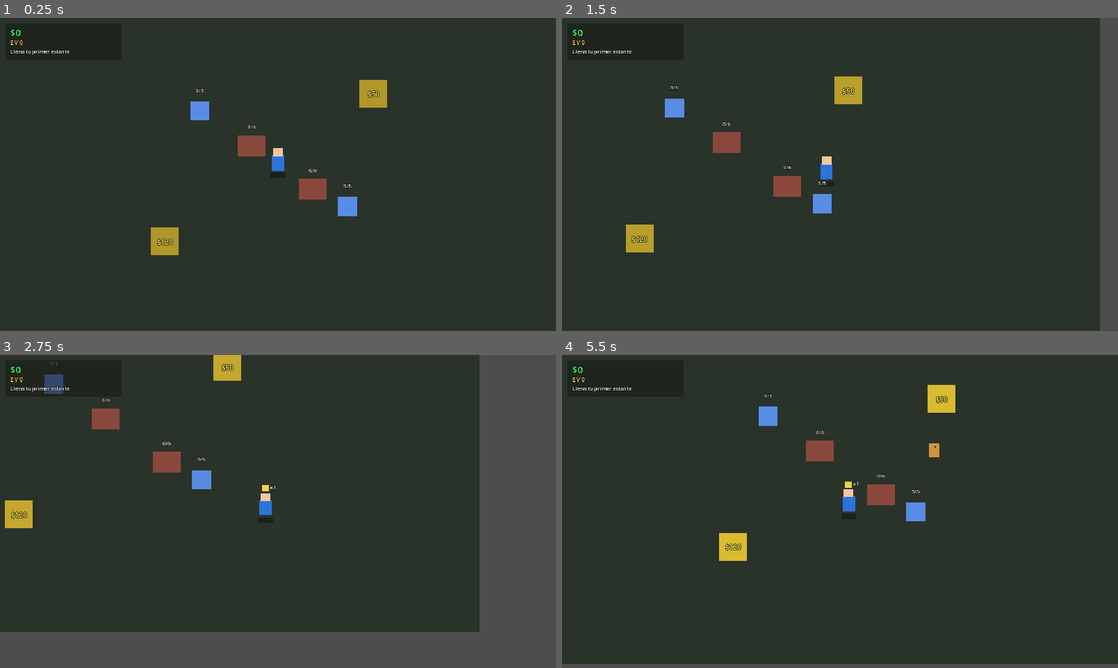
Above: before the commit, frames 1-4 (two rows, left to right).
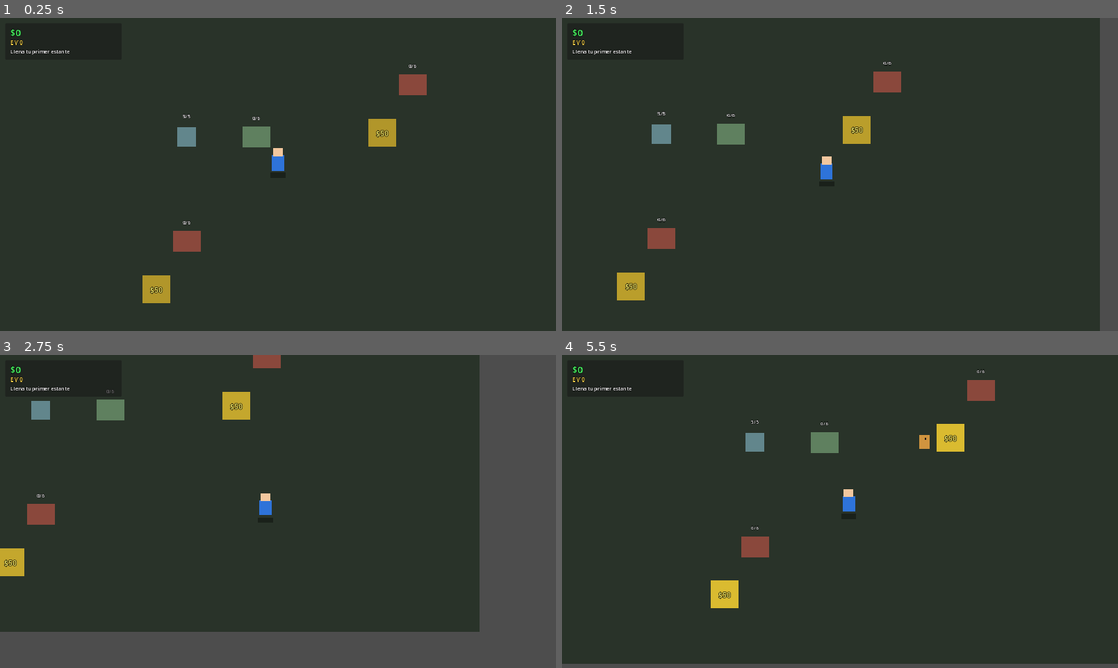
Above: after the commit, the same moments.

Repository: afares8/empire-rush
Game: Godot game, scene res://scenes/Main.tscn
The game is run twice, just before and just after one commit, with the same random seed, the same clock (stepped at 60 frames per second) and the same inputs.
Inputs:
- Up to frame 1 (0.25 s): no input
- Up to frame 2 (1.5 s): tap Enter at 0.5 s; hold D (move_right) 0.53-1.28 s; hold E (interact) 0.53-1.28 s; hold S (move_down) from 1.28 s (still down); tap E (interact) at 1.35 s
- Up to frame 3 (2.75 s): release S (move_down) at 2.03 s; hold D (move_right) from 2.03 s (still down); hold E (interact) from 2.03 s (still down)
- Up to frame 4 (5.5 s): release D (move_right) at 2.78 s; release E (interact) at 2.78 s; hold W (move_up) 2.78-3.53 s; tap E (interact) at 2.85, 4.35 s; hold E (interact) 3.53-4.28 s; hold A (move_left) 3.53-5.03 s; hold S (move_down) from 5.03 s (still down); hold E (interact) from 5.03 s (still down)

The runs differ from the first frame. In frame 1, 3.9% of the frame differs, in the area x 25-77%, y 14-92%; in frame 2, 3.9%; in frame 3, 3.7%; in frame 4, 4.1%, in the area x 26-78%, y 4-81%.

Commit message:
overnight: ronda 11 iter 1 (WIP)

Diff:
--- /dev/null
+++ b/scenes/Business.tscn
@@ -0,0 +1,19 @@
+[gd_scene load_steps=5 format=3 uid="uid://business_scene_ter"]
+
+[ext_resource type="Script" path="res://scripts/game/business.gd" id="1_biz"]
+[ext_resource type="PackedScene" path="res://scenes/Pickup.tscn" id="2_pickup"]
+[ext_resource type="PackedScene" path="res://scenes/Shelf.tscn" id="3_shelf"]
+[ext_resource type="PackedScene" path="res://scenes/UnlockPad.tscn" id="4_pad"]
+
+[node name="Business" type="Node2D"]
+script = ExtResource("1_biz")
+
+[node name="Pickup" parent="." instance=ExtResource("2_pickup")]
+position = Vector2(-90, 0)
+
+[node name="Shelf" parent="." instance=ExtResource("3_shelf")]
+position = Vector2(70, 0)
+
+[node name="Pad" parent="." instance=ExtResource("4_pad")]
+position = Vector2(0, 110)
+visible = true
--- a/scenes/Main.tscn
+++ b/scenes/Main.tscn
@@ -3,10 +3,8 @@
 [ext_resource type="Script" path="res://scripts/game/main.gd" id="1_main"]
 [ext_resource type="PackedScene" path="res://scenes/Player.tscn" id="2_player"]
 [ext_resource type="Script" path="res://scripts/game/camera.gd" id="3_camera"]
-[ext_resource type="PackedScene" path="res://scenes/Pickup.tscn" id="4_pickup"]
-[ext_resource type="PackedScene" path="res://scenes/Shelf.tscn" id="5_shelf"]
+[ext_resource type="PackedScene" path="res://scenes/Business.tscn" id="4_biz"]
 [ext_resource type="Script" path="res://scripts/game/client_spawner.gd" id="6_spawner"]
-[ext_resource type="PackedScene" path="res://scenes/UnlockPad.tscn" id="7_pad"]
 [ext_resource type="PackedScene" path="res://scenes/HUD.tscn" id="8_hud"]
 [ext_resource type="Script" path="res://scripts/ui/mission_guide.gd" id="9_guide"]
 
@@ -25,27 +23,36 @@
 [node name="Player" parent="World" instance=ExtResource("2_player")]
 position = Vector2(0, 0)
 
-[node name="PickupA" parent="World" instance=ExtResource("4_pickup")]
-position = Vector2(-180, -120)
+[node name="BusinessBIZ1" parent="World" instance=ExtResource("4_biz")]
+position = Vector2(-120, -60)
+business_id = "biz_market"
+business_name = "Puesto Callejero"
+product_name = "camiseta"
+product_value = 5.0
+start_locked = false
+tint = Color(0.55, 0.75, 0.55, 1)
 
-[node name="PickupB" parent="World" instance=ExtResource("4_pickup")]
-position = Vector2(160, 100)
+[node name="BusinessBIZ2" parent="World" instance=ExtResource("4_biz")]
+position = Vector2(240, -180)
+business_id = "biz_perfume"
+business_name = "Estante de Perfumes"
+product_name = "perfume"
+product_value = 15.0
+start_locked = true
+unlock_zone_id = "zone_perfume"
+unlock_price = 120.0
+tint = Color(0.75, 0.55, 0.78, 1)
 
-[node name="ShelfA" parent="World" instance=ExtResource("5_shelf")]
-position = Vector2(-60, -40)
-
-[node name="ShelfB" parent="World" instance=ExtResource("5_shelf")]
-position = Vector2(80, 60)
-
-[node name="UnlockPadA" parent="World" instance=ExtResource("7_pad")]
-position = Vector2(220, -160)
-zone_id = "zone_market"
-price = 50.0
-
-[node name="UnlockPadB" parent="World" instance=ExtResource("7_pad")]
-position = Vector2(-260, 180)
-zone_id = "zone_perfume"
-price = 120.0
+[node name="BusinessBIZ3" parent="World" instance=ExtResource("4_biz")]
+position = Vector2(-280, 180)
+business_id = "biz_snacks"
+business_name = "Mini Market"
+product_name = "snack"
+product_value = 3.0
+start_locked = true
+unlock_zone_id = "zone_snacks"
+unlock_price = 400.0
+tint = Color(0.85, 0.65, 0.4, 1)
 
 [node name="ClientSpawner" type="Node2D" parent="World"]
 position = Vector2(0, 0)
--- /dev/null
+++ b/scripts/game/business.gd
@@ -0,0 +1,98 @@
+# Business — contenedor de un negocio (capa 3, BIZ-1/2/3).
+# Agrupa Pickup(s) + Shelf(s) + UnlockPad opcional. Centraliza la
+# config del producto (nombre, precio de venta) y el estado de
+# desbloqueo. Cuando el negocio está locked, las shelves se marcan
+# locked (el spawner las ignora y el cliente no compra) y los
+# pickups se apagan visualmente. Al desbloquear la zona asociada,
+# todo se reactiva.
+#
+# Reutiliza el pad existente como gate (no crea uno nuevo si
+# start_locked=false). El patrón está validado en r10 log.
+class_name Business
+extends Node2D
+
+signal business_unlocked(business_id: String)
+
+@export var business_id: String = "biz_market"
+@export var business_name: String = "Puesto Callejero"
+@export var product_name: String = "camiseta"
+@export var product_value: float = 5.0
+@export var start_locked: bool = false
+@export var unlock_zone_id: String = ""
+@export var unlock_price: float = 0.0
+@export var tint: Color = Color(0.55, 0.75, 0.55, 1.0)
+
+var _locked: bool = false
+
+func _ready() -> void:
+	_locked = start_locked
+	# Si la zona ya estaba desbloqueada (save futuro), forzar unlock.
+	if _locked and unlock_zone_id != "" and GameManager.is_zone_unlocked(unlock_zone_id):
+		_locked = false
+	_apply_state()
+	if not GameManager.is_connected("zone_unlocked", _on_zone_unlocked):
+		GameManager.zone_unlocked.connect(_on_zone_unlocked)
+	print("[Business] %s ready, locked=%s zone=%s" % [business_id, _locked, unlock_zone_id])
+
+func is_locked() -> bool:
+	return _locked
+
+# Duck-typing para evitar class_name cross-script (LEARNINGS r2).
+func _is_shelf(n: Node) -> bool:
+	return n != null and n.has_method("take_item") and n.has_method("has_stock")
+
+func _is_pickup(n: Node) -> bool:
+	return n != null and n.has_signal("picked_up")
+
+func _is_pad(n: Node) -> bool:
+	return n != null and n.has_method("try_unlock") and n.has_signal("unlocked")
+
+func get_shelves() -> Array:
+	var out: Array = []
+	for c in get_children():
+		if _is_shelf(c):
+			out.append(c)
+	return out
+
+func _on_zone_unlocked(zone_id: String) -> void:
+	if zone_id == unlock_zone_id and _locked:
+		_locked = false
+		_apply_state()
+		emit_signal("business_unlocked", business_id)
+		print("[Business] %s unlocked (zone %s)" % [business_id, zone_id])
+
+func _apply_state() -> void:
+	for c in get_children():
+		if _is_shelf(c):
+			c.locked = _locked
+			c.product_name = product_name
+			c.product_value = product_value
+		elif _is_pickup(c):
+			c.product_name = product_name
+			c.set_process(not _locked)
+			c.visible = not _locked
+			c.set_deferred("monitoring", not _locked)
+		elif _is_pad(c):
+			# El pad es el gate del negocio. Solo activo si el negocio
+			# está locked y tiene zone_id+price configurados.
+			if _locked and unlock_zone_id != "":
+				c.zone_id = unlock_zone_id
+				c.price = unlock_price
+				c.visible = true
+				c.set_deferred("monitoring", true)
+			else:
+				c.visible = false
+				c.set_deferred("monitoring", false)
+	_apply_tint()
+
+func _apply_tint() -> void:
+	# Tinte sutil del cuerpo de cada hijo para distinguir negocios.
+	for c in get_children():
+		if _is_shelf(c) and c.has_node("Body"):
+			var b: ColorRect = c.get_node("Body")
+			if not _locked:
+				b.color = Color(tint.r, tint.g, tint.b, b.color.a)
+		elif _is_pickup(c) and c.has_node("Body"):
+			var b2: ColorRect = c.get_node("Body")
+			if not _locked:
+				b2.color = Color(tint.r * 0.7, tint.g * 0.7, tint.b * 1.0, b2.color.a)
--- a/scripts/game/client.gd
+++ b/scripts/game/client.gd
@@ -99,9 +99,14 @@
 		_state = "to_exit"
 		_update_target_for_state()
 		return
-	_spawn_money_drop(taken)
-	emit_signal("bought", product_value * float(taken))
-	print("[Client] bought %d unit(s) from %s, dropped $%d" % [taken, target_shelf.name, int(product_value * float(taken))])
+	# Usar el product_value del estante (configurado por el Business)
+	# si está disponible; si no, el del cliente.
+	var val: float = product_value
+	if "product_value" in target_shelf and target_shelf.product_value > 0.0:
+		val = target_shelf.product_value
+	_spawn_money_drop(taken, val)
+	emit_signal("bought", val * float(taken))
+	print("[Client] bought %d unit(s) from %s, dropped $%d" % [taken, target_shelf.name, int(val * float(taken))])
 	# Pop táctil al comprar.
 	var tw: Tween = create_tween()
 	tw.tween_property(_body, "scale", Vector2(1.2, 0.8), 0.07).set_trans(Tween.TRANS_SINE)
@@ -109,11 +114,11 @@
 	_state = "to_exit"
 	_update_target_for_state()
 
-func _spawn_money_drop(units: int) -> void:
+func _spawn_money_drop(units: int, val: float) -> void:
 	var drop_scn: PackedScene = preload("res://scenes/MoneyDrop.tscn")
 	var drop: Node = drop_scn.instantiate()
 	drop.position = position + Vector2(randf_range(-18.0, 18.0), 24.0)
-	drop.value = product_value * float(units)
+	drop.value = val * float(units)
 	get_parent().add_child(drop)
 
 func _despawn() -> void:
--- a/scripts/game/client_spawner.gd
+++ b/scripts/game/client_spawner.gd
@@ -23,7 +23,13 @@
 	_next_spawn_ms = Time.get_ticks_msec() + int(spawn_interval * 1000.0)
 
 func _refresh_shelves() -> void:
-	_shelves = get_tree().get_nodes_in_group("shelves")
+	# Filtrar shelves locked (negocios no desbloqueados, BIZ-2/3).
+	var all: Array = get_tree().get_nodes_in_group("shelves")
+	_shelves = []
+	for s in all:
+		if "locked" in s and s.locked:
+			continue
+		_shelves.append(s)
 
 func _process(_delta: float) -> void:
 	if Time.get_ticks_msec() >= _next_spawn_ms:
@@ -31,10 +37,10 @@
 		_try_spawn()
 
 func _try_spawn() -> void:
+	# Refrescar siempre: negocios pueden desbloquearse mid-sesión.
+	_refresh_shelves()
 	if _shelves.is_empty():
-		_refresh_shelves()
-		if _shelves.is_empty():
-			return
+		return
 	var count: int = get_tree().get_nodes_in_group("clients").size()
 	if count >= max_clients:
 		return
--- a/scripts/game/main.gd
+++ b/scripts/game/main.gd
@@ -12,38 +12,50 @@
 		print("[Main] Player spawned at %s" % str(player.position))
 	else:
 		push_warning("[Main] Player node NOT found")
-	# Verificar pickups cargados (loop base, LOOP-3).
-	var pk_a: Node = get_node_or_null("World/PickupA")
-	var pk_b: Node = get_node_or_null("World/PickupB")
-	print("[Main] Pickups: PickupA=%s PickupB=%s" % [pk_a != null, pk_b != null])
-	# Verificar estantes cargados (loop base, LOOP-4).
-	var sh_a: Node = get_node_or_null("World/ShelfA")
-	var sh_b: Node = get_node_or_null("World/ShelfB")
-	print("[Main] Shelves: ShelfA=%s ShelfB=%s" % [sh_a != null, sh_b != null])
+	# Verificar negocios cargados (capa 3, BIZ-1/2/3).
+	var bizs: Array = []
+	for c in get_node("World").get_children():
+		if c.has_method("is_locked"):
+			bizs.append(c)
+	var bizs_locked: int = 0
+	for b in bizs:
+		if b.is_locked():
+			bizs_locked += 1
+	print("[Main] Businesses=%d locked=%d" % [bizs.size(), bizs_locked])
+	# Shelves activos (no locked) que el spawner puede usar.
+	var active_shelves: int = 0
+	for s in get_tree().get_nodes_in_group("shelves"):
+		if "locked" in s and not s.locked:
+			active_shelves += 1
+	print("[Main] Active shelves=%d/%d" % [active_shelves, get_tree().get_nodes_in_group("shelves").size()])
 	# Verificar spawner de clientes cargado (loop base, LOOP-5).
 	var spawner: Node = get_node_or_null("World/ClientSpawner")
-	print("[Main] ClientSpawner=%s shelves_group=%d" % [spawner != null, get_tree().get_nodes_in_group("shelves").size()])
+	print("[Main] ClientSpawner=%s" % [spawner != null])
 	# Verificar HUD + MissionGuide + pads (LOOP-7/8/9).
 	var hud: Node = get_node_or_null("HUD")
 	var guide: Node = get_node_or_null("MissionGuide")
-	var pad_a: Node = get_node_or_null("World/UnlockPadA")
-	var pad_b: Node = get_node_or_null("World/UnlockPadB")
-	var pad_count: int = int(pad_a != null) + int(pad_b != null)
-	print("[Main] HUD=%s MissionGuide=%s UnlockPads=%d" % [hud != null, guide != null, pad_count])
-	# Debug smoke: pre-llena estantes para probar el ciclo de clientes
-	# sin requerir input del jugador. Activado por env var DEVIN_SMOKE=1.
+	var pads: int = get_tree().get_nodes_in_group("unlock_pads").size()
+	print("[Main] HUD=%s MissionGuide=%s UnlockPads=%d" % [hud != null, guide != null, pads])
+	# Debug smoke: pre-llena estantes activos para probar el ciclo de
+	# clientes sin requerir input del jugador. Activado por env var
+	# DEVIN_SMOKE=1.
 	if OS.get_environment("DEVIN_SMOKE") == "1":
 		for s in get_tree().get_nodes_in_group("shelves"):
-			if "stock" in s and "capacity" in s:
+			if "stock" in s and "capacity" in s and "locked" in s and not s.locked:
 				s.stock = s.capacity
 				s.emit_signal("stock_changed", s.stock)
-		print("[Main] DEVIN_SMOKE: shelves pre-filled")
-		# Smoke del pad: dar cash y desbloquear el primer pad.
+		print("[Main] DEVIN_SMOKE: active shelves pre-filled")
+		# Smoke del pad: dar cash y desbloquear el primer negocio locked.
 		if Economy:
-			Economy.add_cash(100.0)
-		if pad_a and pad_a.has_method("try_unlock"):
-			var ok: bool = pad_a.try_unlock()
-			print("[Main] DEVIN_SMOKE: pad unlock ok=%s zone=%s" % [ok, pad_a.zone_id if "zone_id" in pad_a else "?"])
+			Economy.add_cash(500.0)
+		for b in bizs:
+			if b.is_locked() and b.has_method("_on_zone_unlocked"):
+				# Forzar unlock via GameManager para reactivar el negocio.
+				var zid: String = b.unlock_zone_id
+				if zid != "":
+					GameManager.unlock_zone(zid)
+					print("[Main] DEVIN_SMOKE: forced unlock zone=%s" % zid)
+					break
 
 func _input(event: InputEvent) -> void:
 	if event is InputEventKey and event.pressed and event.keycode == KEY_ESCAPE:
--- a/scripts/game/shelf.gd
+++ b/scripts/game/shelf.gd
@@ -14,6 +14,8 @@
 @export var product_name: String = "camiseta"
 
 var stock: int = 0
+var locked: bool = false
+var product_value: float = 5.0
 var _player_in_area: bool = false
 var _player: Node = null
 
@@ -46,6 +48,8 @@
 func _on_player_interact() -> void:
 	if not _player_in_area or _player == null:
 		return
+	if locked:
+		return
 	if stock >= capacity:
 		return
 	if _player.carried <= 0:
@@ -63,8 +67,10 @@
 	tw.tween_property(_body, "scale", Vector2(1.0, 1.0), 0.1).set_trans(Tween.TRANS_SINE)
 
 # API para LOOP-5 (cliente): consume 1 unidad del estante.
-# Devuelve cuántas realmente tomó (0 si vacío).
+# Devuelve cuántas realmente tomó (0 si vacío o locked).
 func take_item(n: int = 1) -> int:
+	if locked:
+		return 0
 	var to_take: int = clamp(n, 0, stock)
 	if to_take <= 0:
 		return 0
@@ -77,10 +83,14 @@
 	return stock <= 0
 
 func has_stock() -> bool:
-	return stock > 0
+	return stock > 0 and not locked
 
 func _update_visual() -> void:
 	# Fill level: de rojo apagado (vacío) a verde brillante (lleno).
 	var ratio: float = float(stock) / float(capacity) if capacity > 0 else 0.0
+	if locked:
+		_body.color = Color(0.3, 0.3, 0.3, 0.4)
+		_stock_label.text = "LOCKED"
+		return
 	_body.color = Color(0.85 - 0.45 * ratio, 0.35 + 0.55 * ratio, 0.3, 0.55 + 0.45 * ratio)
 	_stock_label.text = "%d/%d" % [stock, capacity]
Not shown, added: overnight/snapshots/finetune_r10_20260705_075210.txt
Not shown, added: overnight/snapshots/iter_1_20260705_080234.txt
Not shown, changed: ROADMAP.md
Not shown, changed: overnight/FINAL_REPORT.md
Not shown, changed: overnight/LEARNINGS.md
